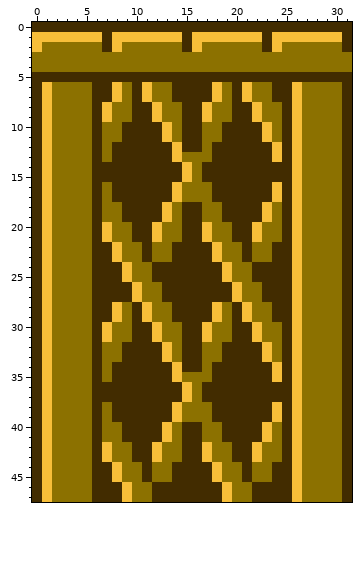
Edited in one commit: pixel-art sprite (gamecherry/release/images/tower/wall_01_32x48.png). That is the earlier state.
The file is 32x48 pixels.
And afterwards:
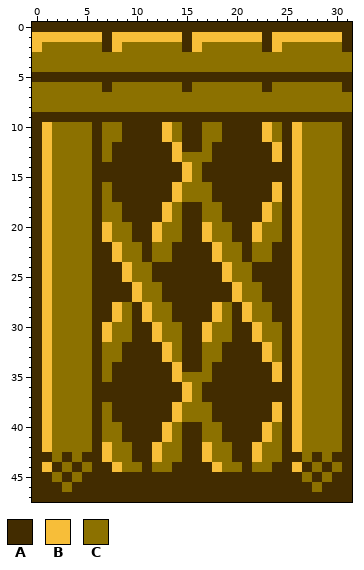
Palette (. is transparent): A #422c00  B #f7be39  C #8c7100
What changed:
Colour A replaces colour B in row 9 at x 1, 7, 12, 17, 22 and 26; in row 43 at x 1 and 26; in row 45 at x 1, 8, 18 and 26; in rows 46 to 47 at x 1, 9, 19 and 26.
Colour A replaces colour C in row 6 at x 23; in row 9 at x 2 to 5, 8 to 9, 13 to 14, 18 to 19, 23 to 24 and 27 to 30; in row 43 at x 3, 5, 28 and 30; in row 44 at x 2, 4, 27 and 29; in row 45 at x 3, 5, 9 to 10, 12 to 13, 19 to 20, 22 to 23, 28 and 30; in row 46 at x 2, 4 to 5, 10 to 11, 20 to 21, 27 and 29 to 30.
Colour A replaces colour C in row 47 at x 2 to 5, 10 to 11, 20 to 21 and 27 to 30.
Colour C replaces colour A in row 6 at x 0, 6, 10, 14, 16 to 17, 20 and 24 to 25; in row 7 at x 0, 6 to 7, 10, 14 to 17, 20, 24 to 25 and 31; in row 8 at x 0, 6, 10 to 11, 15 to 16, 20 to 21, 25 and 31.
Colour C replaces colour B in rows 6 to 7 at x 1, 8, 11, 18, 21 and 26; in row 8 at x 1, 7, 12, 17, 22 and 26.
